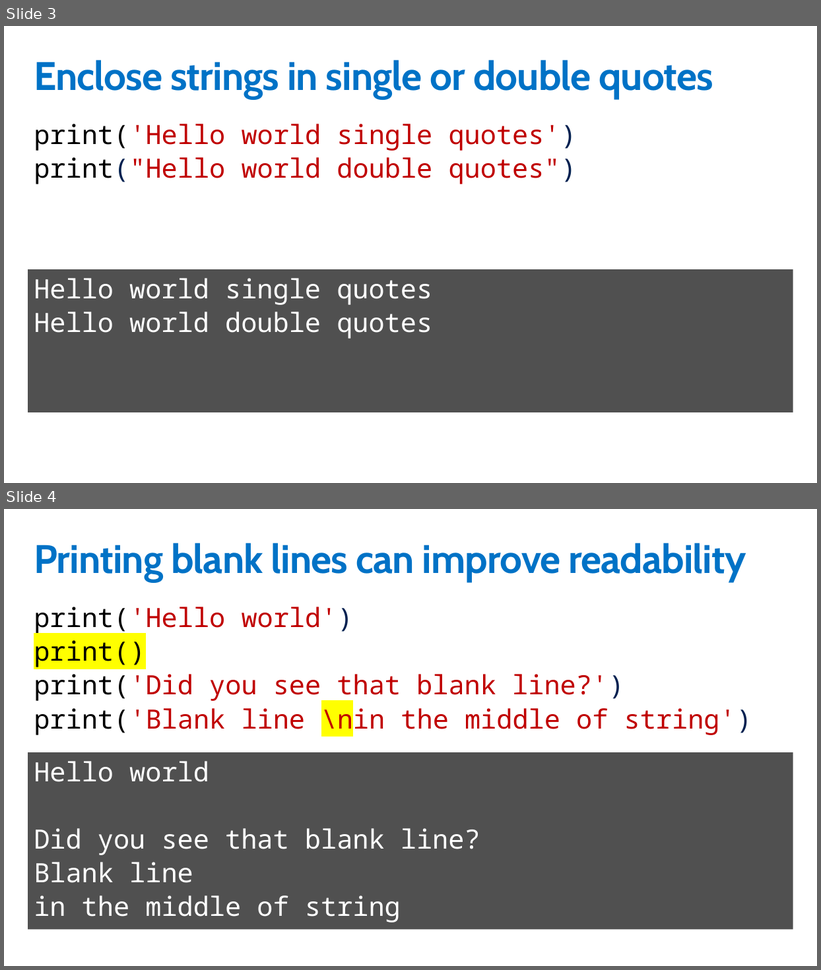
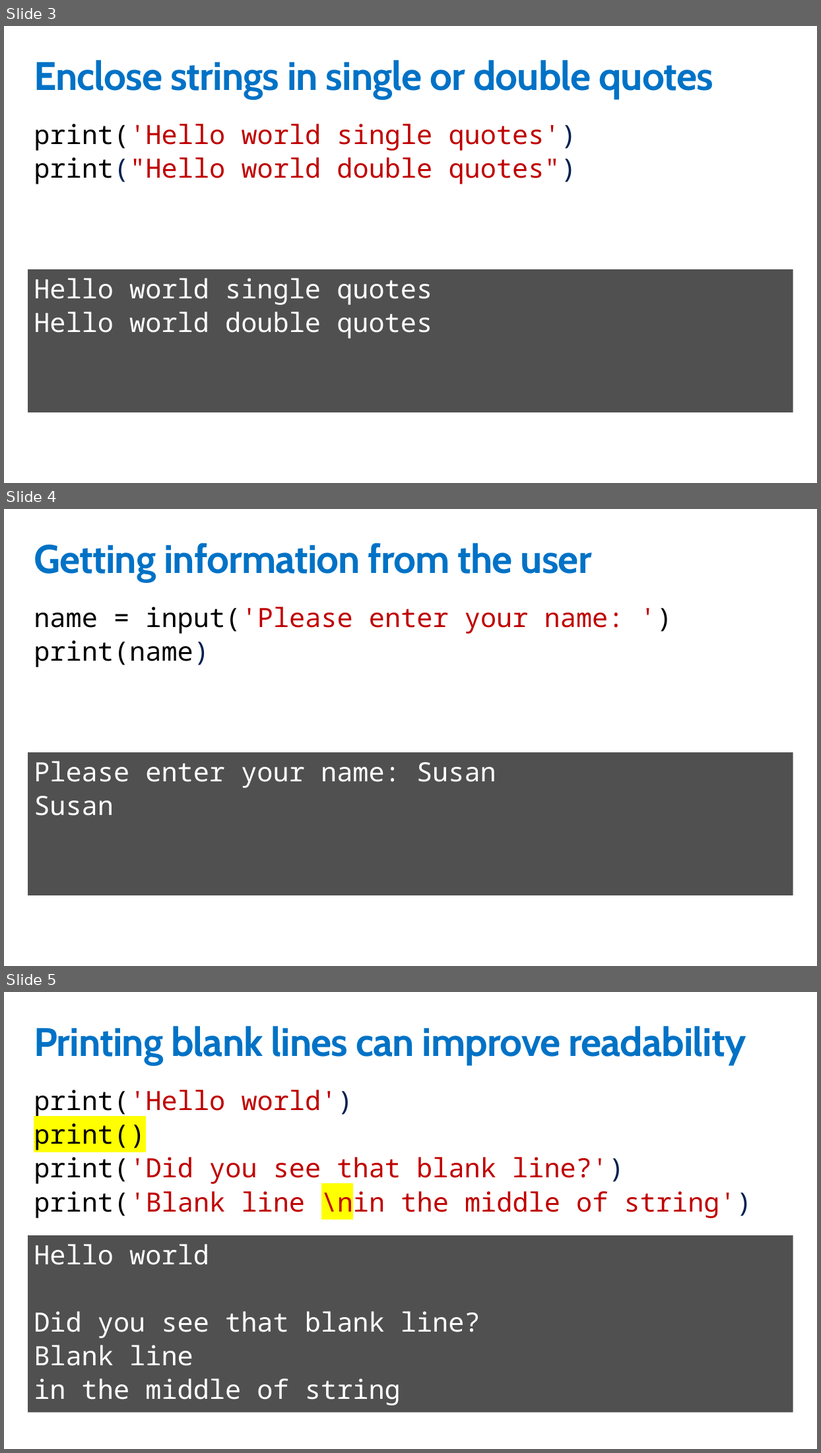
Before and after one commit to GeekTrainer/python-getting-started, a slide deck: Slides/2 - Print.pptx. Shown one above the other, each under a label of ours: slides 3 and 4 before the commit, slides 3, 4 and 5 after it. The pictures are 821x970 and 821x1453 pixels, drawn with LibreOffice and Linux fonts; fonts in the diff are those of the drawing. Boxes give left, top, right and bottom in pixels: in the first picture for what was removed or moved away, otherwise in the second. Text is boxed around its words. In the diff, an @@ line names an element or a change of style, - is before the commit and + after.

```diff
--- a/Slides/2 - Print.pptx
+++ b/Slides/2 - Print.pptx
@@ slide 4 added at (4, 509, 817, 966), background #FFFFFF @@
@@ title added at (34, 543, 592, 582), 48 pt, text #0072C6, bold @@
+Getting information from the user
@@ text added at (34, 607, 624, 667), 32 pt, text #000000 @@
+name = input('Please enter your name: ')
+print(name)
@@ rectangle added at (28, 753, 793, 895), fill #505050, 32 pt, text #FFFFFF @@
+Please enter your name: Susan
+Susan
@@ what was slide 4 is now slide 5 @@
```
Also in this commit, not shown: 1 other slide added, 2 slides removed, 1 other file.
